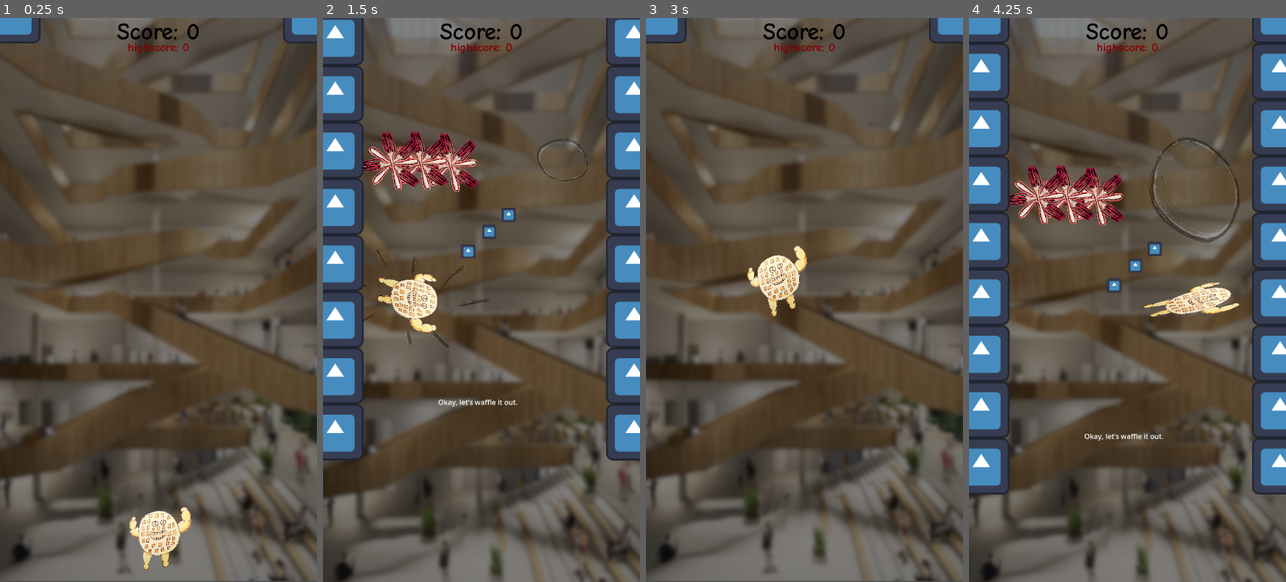
Above: before the commit, frames 1-4 (left to right).
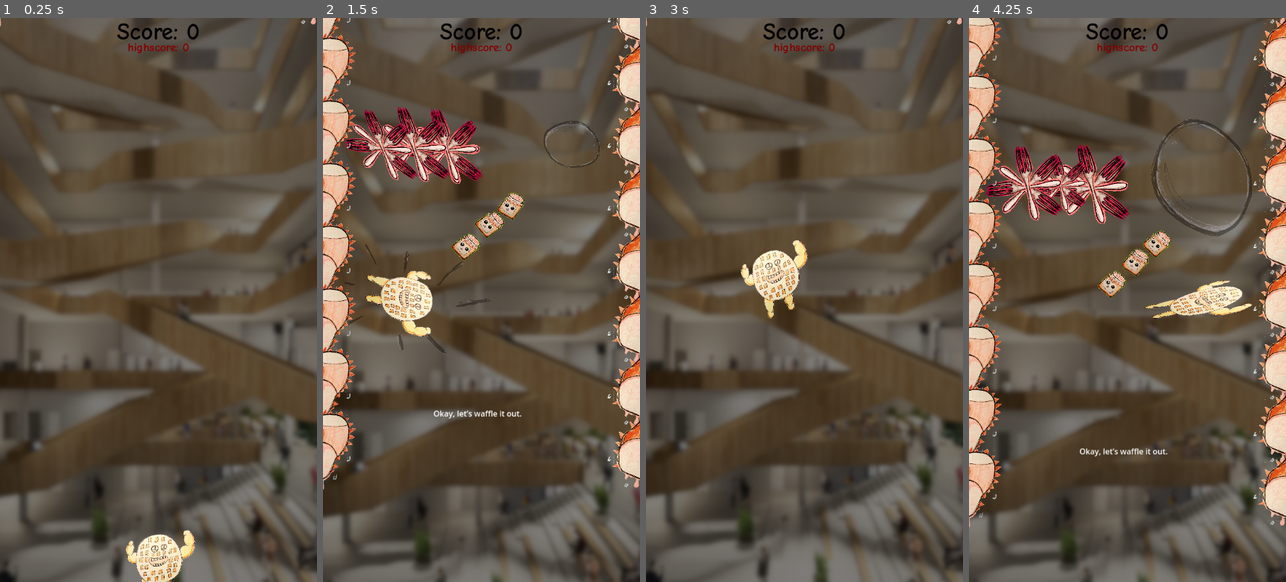
Above: after the commit, the same moments.

Repository: Slideshow776/GGJ2025
Game: Godot game, scene res://scenes/game.tscn
Same seed, same stepped clock (60 frames per second), same inputs: the game is played once before the commit and once after it. The engine's default icon, where the game draws it, is replaced by a stand-in: a white triangle on a blue panel in a dark square.
Inputs (mouse positions are in pixels of both pictures, inside the frame that each line leads up to):
- Up to frame 1 (0.25 s): no input
- Up to frame 2 (1.5 s): tap Enter at 0.5 s; move the mouse to (551, 271) at 0.52 s; click (551, 271) at 0.67 s; move the mouse to (418, 328) at 1.27 s; click (418, 328) at 1.42 s
- Up to frame 3 (3 s): move the mouse to (836, 175) at 2.02 s; click (836, 175) at 2.17 s; tap R (restart) at 2.75 s; move the mouse to (788, 412) at 2.77 s; click (788, 412) at 2.92 s
- Up to frame 4 (4.25 s): move the mouse to (1222, 384) at 3.52 s; click (1222, 384) at 3.67 s

The runs differ from the first frame. In frame 1, 23% of the frame differs, in the area x 0-100%, y 0-100%; in frame 2, 44%; in frame 3, 23%; in frame 4, 45%.

Commit message:
added some graphical assets and tweening

Diff:
--- a/scenes/obstacle.tscn
+++ b/scenes/obstacle.tscn
@@ -1,6 +1,7 @@
-[gd_scene load_steps=5 format=3 uid="uid://p33hcubmmdyb"]
+[gd_scene load_steps=6 format=3 uid="uid://p33hcubmmdyb"]
 
 [ext_resource type="Texture2D" uid="uid://bqkte0ihh5q0v" path="res://assets/images/forks.png" id="1_fv0gt"]
+[ext_resource type="Script" path="res://scripts/obstacle.gd" id="1_vk4me"]
 [ext_resource type="Script" path="res://scripts/kill_entity.gd" id="2_p2unk"]
 
 [sub_resource type="RectangleShape2D" id="RectangleShape2D_sxtkf"]
@@ -11,8 +12,10 @@
 [node name="Obstacle" type="CharacterBody2D"]
 collision_layer = 2
 collision_mask = 0
+script = ExtResource("1_vk4me")
 
 [node name="Sprite2D" type="Sprite2D" parent="."]
+unique_name_in_owner = true
 rotation = 0.785398
 scale = Vector2(0.0797187, 0.0797187)
 texture = ExtResource("1_fv0gt")
--- a/scenes/pickup.tscn
+++ b/scenes/pickup.tscn
@@ -1,18 +1,20 @@
 [gd_scene load_steps=4 format=3 uid="uid://q3vre4fjs6tx"]
 
 [ext_resource type="Script" path="res://scripts/pickup.gd" id="1_6ab0k"]
-[ext_resource type="Texture2D" uid="uid://op4yb8wp6yl" path="res://assets/images/icon.svg" id="1_cii0s"]
+[ext_resource type="Texture2D" uid="uid://d2yrjyd7n4xj0" path="res://assets/images/jar_of_jam.png" id="2_y7ea1"]
 
 [sub_resource type="CircleShape2D" id="CircleShape2D_ntcxq"]
-radius = 17.0294
+radius = 24.0208
 
 [node name="Pickup" type="Area2D"]
 collision_layer = 4
 script = ExtResource("1_6ab0k")
 
 [node name="Sprite2D" type="Sprite2D" parent="."]
-scale = Vector2(0.25, 0.25)
-texture = ExtResource("1_cii0s")
+unique_name_in_owner = true
+position = Vector2(0, -1)
+scale = Vector2(0.037415, 0.037415)
+texture = ExtResource("2_y7ea1")
 
 [node name="CollisionShape2D" type="CollisionShape2D" parent="."]
 shape = SubResource("CircleShape2D_ntcxq")
--- a/scenes/wall.tscn
+++ b/scenes/wall.tscn
@@ -1,6 +1,6 @@
 [gd_scene load_steps=5 format=3 uid="uid://dm38iob7fov24"]
 
-[ext_resource type="Texture2D" uid="uid://op4yb8wp6yl" path="res://assets/images/icon.svg" id="1_c43gh"]
+[ext_resource type="Texture2D" uid="uid://bssmei5ig0vs1" path="res://assets/images/mouth.png" id="1_e3c0v"]
 [ext_resource type="Script" path="res://scripts/kill_entity.gd" id="2_6s1b8"]
 
 [sub_resource type="RectangleShape2D" id="RectangleShape2D_qi05a"]
@@ -14,7 +14,9 @@
 collision_mask = 0
 
 [node name="Sprite2D" type="Sprite2D" parent="."]
-texture = ExtResource("1_c43gh")
+position = Vector2(-7.99999, 7.00001)
+scale = Vector2(0.132308, 0.11421)
+texture = ExtResource("1_e3c0v")
 
 [node name="CollisionShape2D" type="CollisionShape2D" parent="."]
 shape = SubResource("RectangleShape2D_qi05a")
--- a/scripts/game.gd
+++ b/scripts/game.gd
@@ -36,7 +36,7 @@
 	level_scenes.append(level_0)
 	num_levels += 1
 	load_new_level()
-	camera_2d.zoom = Vector2.ONE * 0.9
+	camera_2d.zoom = Vector2.ONE * 1.0
 
 	background_original_position = background.position
 	camera_original_position = camera_2d.position
--- /dev/null
+++ b/scripts/obstacle.gd
@@ -0,0 +1,38 @@
+extends CharacterBody2D
+
+@onready var sprite_2d: Sprite2D = %Sprite2D
+
+var original_scale: Vector2
+
+
+func _ready():
+	randomize()  # Ensure randomness each run
+	original_scale = sprite_2d.scale * 0.5
+	animate_fork()  # Start animation for the fork obstacle
+
+
+func animate_fork() -> void:
+	while true:
+		# Ensure the tween is recreated for each loop iteration
+		var tween = create_tween()
+
+		# Random scale factors for menace
+		var target_scale = original_scale * Vector2(randf_range(1.5, 2.5), randf_range(1.5, 2.5))
+		var random_duration = randf_range(0.5, 2.0)  # Random duration for scaling
+
+		# Animate scaling up
+		tween.tween_property(sprite_2d, "scale", target_scale, random_duration).set_trans(Tween.TRANS_EXPO).set_ease(Tween.EASE_OUT)
+		await tween.finished  # Wait for the tween to finish
+
+		# Pause menacingly
+		await get_tree().create_timer(randf_range(1.0, 3.0)).timeout
+
+		# Recreate tween for the next animation
+		tween = create_tween()
+
+		# Animate scaling down
+		tween.tween_property(sprite_2d, "scale", original_scale, random_duration).set_trans(Tween.TRANS_EXPO).set_ease(Tween.EASE_IN)
+		await tween.finished
+
+		# Pause menacingly again
+		await get_tree().create_timer(randf_range(1.0, 3.0))
--- a/scripts/pickup.gd
+++ b/scripts/pickup.gd
@@ -3,9 +3,20 @@
 
 signal picked_up
 
+@onready var sprite_2d: Sprite2D = %Sprite2D
+
 
 func _ready() -> void:
 	body_entered.connect(_on_area_entered)
+
+	rotation = randf_range(-0.5, 0.5)
+
+	var tween := create_tween()
+	tween.set_loops(-1)  # Set the tween to loop infinitely
+	tween.set_trans(Tween.TRANS_SINE)
+	tween.set_ease(Tween.EASE_IN_OUT)
+	tween.tween_property(sprite_2d, "rotation", 0.5, 1.4)
+	tween.tween_property(sprite_2d, "rotation", -0.5, 1.4)
 
 
 func _on_area_entered(area_that_entered: Node) -> void:
Binary file added: assets/images/jar_of_jam.png
Not shown, added: assets/images/jar_of_jam.png.import
Binary file added: assets/images/mouth.png
Not shown, added: assets/images/mouth.png.import
